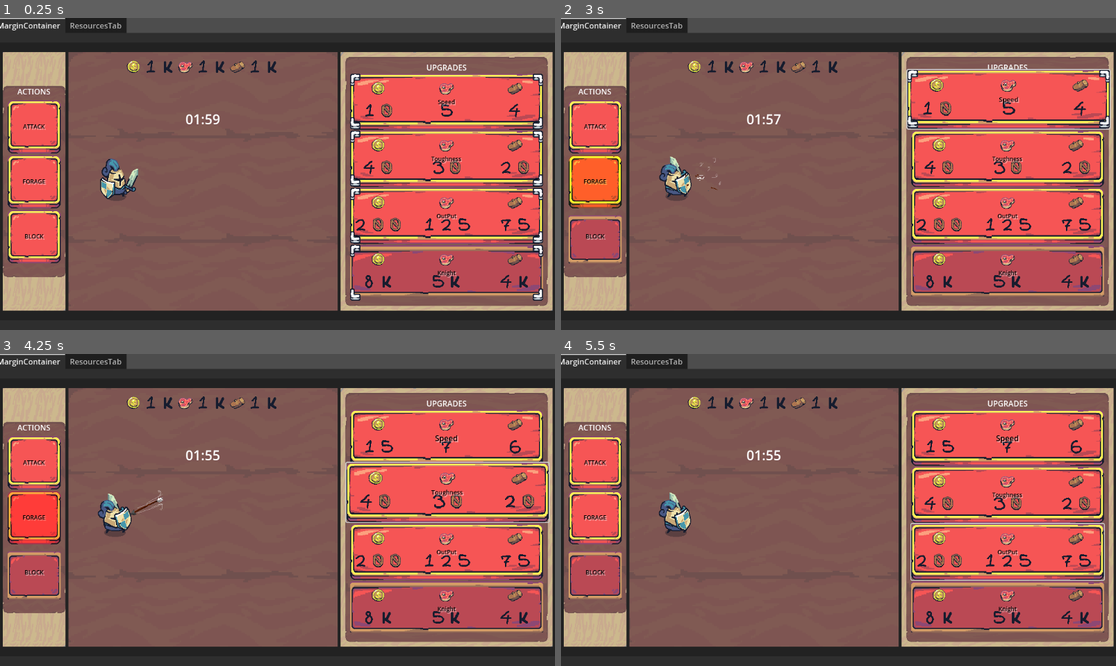
Above: before the commit, frames 1-4 (two rows, left to right).
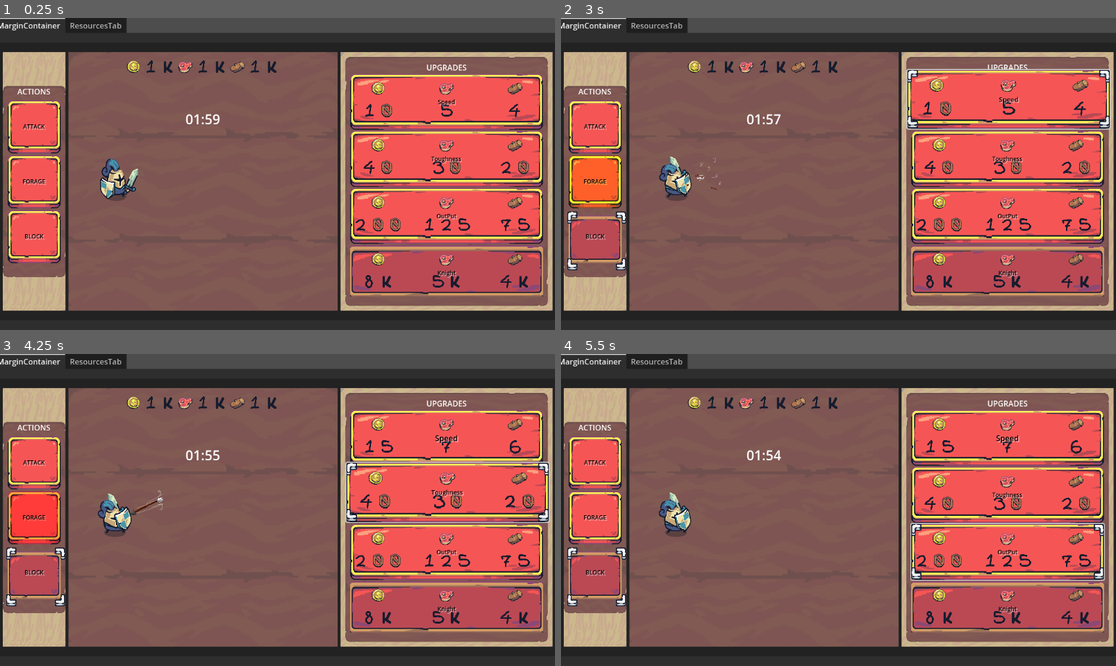
Above: after the commit, the same moments.

Repository: pedropple-droid/Incremental_Knight
Game: Godot game, scene res://scenes/main.tscn
The game is run twice, just before and just after one commit, with the same random seed, the same clock (stepped at 60 frames per second) and the same inputs.
Inputs (mouse positions are in pixels of both pictures, inside the frame that each line leads up to):
- Up to frame 1 (0.25 s): no input
- Up to frame 2 (3 s): click (594, 127) at 0.5 s; click (594, 180) at 1.25 s; click (594, 236) at 2 s; click "Speed" at 2.75 s
- Up to frame 3 (4.25 s): click "Toughness" at 3.5 s
- Up to frame 4 (5.5 s): click "OutPut" at 4.25 s; click "Knight" at 5 s

The runs differ from the first frame. In frame 1, 0.8% of the frame differs, in the area x 63-98%, y 17-91%; in frame 2, 0.2%; in frame 3, 0.4%; in frame 4, 0.4%.

Commit message:
0.1.1.5.2
data corrected, some fixes and game feels

Diff:
--- a/Scripts/main.gd
+++ b/Scripts/main.gd
@@ -1,22 +1,32 @@
-# [UPGRADE PANELS]
-# i could probably change all tohse chosen funcs and all with states, think about it
+# 🔴🟠🟢🔵⚪
+# [QOL]🟠
+# add a data packet for all that extra information that doesn't define as code, mostly as data
+# ---------------------------------------------------------------
+# [UPGRADE PANELS]🟢
 # you should really fix the upgrade panel, it needs to be able to change freely from
 # one mouse state to the other without bugging out like it does
 # atm it doesn't quite register its entering states
-# and it bugs out when going from one upgrade to the other
-# make it so it can freely jump from one upgrade to the next one
-# thanks
+# it should register that the mouse is hovering, and, let's change it to clicking and holding
+# it will feel much better, trust me
 # ---------------------------------------------------------------
-# [TOUGHNESS TIMER]
+# [ACTION PANELS]🟢
+# MOUSE_02 should appear when hovering over the action panel when another one
+# is being chosen
+# ---------------------------------------------------------------
+# [VISUAL PANEL]🟢
+# it kinda bugged out after buying some upgrades and let my cursor maintain its
+# special cursor, check on that
+# ---------------------------------------------------------------
+# [TOUGHNESS TIMER]🔵
 # for a reason my timing slows down to a halt when i attack or upgrade idk i have to find out
 # ---------------------------------------------------------------
-# [QTE]
+# [QTE]🔵
 # qte still kinda sucks, it's kinda just there in number and in visual
 # still about qte, i could add a differente color meter for when my knight is
 # waiting to finish an action to perform another one, or, maybe, make different
 # animations for him to change between actions so qte would make more sense in a sense
 #  ---------------------------------------------------------------
-# [GAME FEEL]
+# [GAME FEEL]⚪
 # fixd some numbers, game might go much smoother now, but i do need to add difficulty increase7
 #  ---------------------------------------------------------------
 
@@ -53,7 +63,6 @@
 const WOODK = preload("uid://c7l2phebs2ogq")
 const WOODM = preload("uid://psqabx6t4f86")
 
-
 enum UpgradeType {
 	TOTAL,
 	OUTPUT,
@@ -81,7 +90,6 @@
 	STICKY_ACTION,
 	FREE_HOVER_VISUAL,
 	FREE_HOVER_ACTION,
-	UPGRADE_HOVERING_ACTIVE,
 }
 
 var upgrades := {
@@ -232,12 +240,6 @@
 	UpgradeType.TOUGHNESS: toughness_btt,
 }
 
-var upgrade_chosen := {
-	UpgradeType.SPEED: speed_chosen,
-	UpgradeType.OUTPUT: output_chosen,
-	UpgradeType.KNIGHT: knight_chosen,
-	UpgradeType.TOUGHNESS: toughness_chosen,
-}
 
 @onready var animation: AnimationPlayer = $AnimationPlayer
 @onready var spd_label: Label = $TabContainer/MarginContainer/PanelContainer/MarginContainer/HBOrganizer/UpgradeSpace/MarginContainer/UpgradePanel/UpgradeMargin/HBoxupgrade/SpdPanel/SpeedUpgradeButton/SpdLabel
@@ -287,7 +289,6 @@
 @onready var knight_chosen: NinePatchRect = $TabContainer/MarginContainer/PanelContainer/MarginContainer/HBOrganizer/UpgradeSpace/MarginContainer/UpgradePanel/UpgradeMargin/HBoxupgrade/KnightPanel/ExtraKnightUpgrade/KnightChosen
 
 var buttons: Array
-var chosen_panels: Array
 var gold: int = 1110
 var meat: int = 1110
 var wood: int = 1110
@@ -335,7 +336,6 @@
 func _ready() -> void:
 	await get_tree().process_frame
 	buttons = [attack, block, forage]
-	chosen_panels = [speed_chosen, output_chosen, toughness_chosen, knight_chosen]
 	perform_action(ActionType.IDLE)
 	knight.visible = true
 	knight_2.visible = false
@@ -374,6 +374,7 @@
 	update_floating_totals()
 	start_qte_loop()
 	setup_timer()
+	nullify_all()
 
 func _process(delta):
 	match cursor_state:
@@ -382,6 +383,7 @@
 			fake_cursor.visible = false
 		CursorState.HOVER_ACTION:
 			if pressing:
+				Input.set_mouse_mode(Input.MOUSE_MODE_VISIBLE)
 				return
 			fake_cursor.visible = true
 			Input.set_mouse_mode(Input.MOUSE_MODE_HIDDEN)
@@ -394,6 +396,7 @@
 		CursorState.FREE_HOVER_VISUAL:
 			if pressing:
 				fake_cursor.visible = true
+				Input.set_mouse_mode(Input.MOUSE_MODE_VISIBLE)
 			else:
 				fake_cursor.visible = false
 				Input.set_mouse_mode(Input.MOUSE_MODE_VISIBLE)
@@ -401,9 +404,6 @@
 			fake_cursor.visible = false
 			Input.set_mouse_mode(Input.MOUSE_MODE_VISIBLE)
 			Input.set_custom_mouse_cursor(CURSOR_02, Input.CURSOR_POINTING_HAND, Vector2(15,25))
-		CursorState.UPGRADE_HOVERING_ACTIVE:
-			fake_cursor.visible = false
-			Input.set_mouse_mode(Input.MOUSE_MODE_HIDDEN)
 
 	for type in upgrade_patches.keys():
 		update_upgrade_patch(type)
@@ -461,8 +461,6 @@
 		return
 	current_upgrade = type
 	choosing = true
-	cursor_state = CursorState.UPGRADE_HOVERING_ACTIVE
-	active_upgrade(type)
 	start_upgrade_loop()
 
 func on_upgrade_mouse_exited():
@@ -470,38 +468,6 @@
 	upgrade_streak = 0
 	current_upgrade_delay = BASE_UPGRADE_DELAY
 	upgrade_anim_speed = BASE_UPGRADE_DELAY
-	cursor_state = CursorState.NORMAL
-	nullify_upgrades()
-	Input.set_custom_mouse_cursor(CURSOR_01, Input.CURSOR_ARROW, Vector2 (25, 18))
-
-func active_upgrade(upgrade):
-	match upgrade:
-		UpgradeType.OUTPUT:
-			speed_chosen.visible = false
-			toughness_chosen.visible = false
-			knight_chosen.visible = false
-			output_chosen.visible = true
-		UpgradeType.SPEED:
-			speed_chosen.visible = true
-			toughness_chosen.visible = false
-			knight_chosen.visible = false
-			output_chosen.visible = false
-		UpgradeType.TOUGHNESS:
-			speed_chosen.visible = false
-			toughness_chosen.visible = true
-			knight_chosen.visible = false
-			output_chosen.visible = false
-		UpgradeType.KNIGHT:
-			speed_chosen.visible = false
-			toughness_chosen.visible = false
-			knight_chosen.visible = true
-			output_chosen.visible = false
-
-func nullify_upgrades():
-	speed_chosen.visible = false
-	toughness_chosen.visible = false
-	knight_chosen.visible = false
-	output_chosen.visible = false
 
 func start_upgrade_loop():
 	while choosing:
@@ -626,46 +592,43 @@
 
 func _on_speed_upgrade_button_mouse_entered():
 	hovering = true
-	cursor_state = CursorState.HOVER_ACTION
 	on_upgrade_mouse_entered(UpgradeType.SPEED)
-	declare_hovered_upgrade(speed_btt, speed_9p_rect)
+	declare_hovered_upgrade(speed_btt, speed_9p_rect, speed_chosen)
 
 func _on_speed_upgrade_button_mouse_exited():
 	hovering = false
 	on_upgrade_mouse_exited()
-	declare_hovered_upgrade(speed_btt, speed_9p_rect)
+	declare_hovered_upgrade(speed_btt, speed_9p_rect, speed_chosen)
 
 func _on_output_upgrade_button_mouse_entered():
 	hovering = true
-	cursor_state = CursorState.HOVER_ACTION
 	on_upgrade_mouse_entered(UpgradeType.OUTPUT)
-	declare_hovered_upgrade(output_btt, output_9p_rect)
+	declare_hovered_upgrade(output_btt, output_9p_rect, output_chosen)
 
 func _on_output_upgrade_button_mouse_exited():
 	hovering = false
 	on_upgrade_mouse_exited()
-	declare_hovered_upgrade(output_btt, output_9p_rect)
+	declare_hovered_upgrade(output_btt, output_9p_rect, output_chosen)
 
 func _on_extra_knight_upgrade_mouse_entered() -> void:
 	hovering = true
-	cursor_state = CursorState.HOVER_ACTION
 	on_upgrade_mouse_entered(UpgradeType.KNIGHT)
-	declare_hovered_upgrade(knight_btt, e_knight_9p_rect)
+	declare_hovered_upgrade(knight_btt, e_knight_9p_rect, knight_chosen)
 
 func _on_extra_knight_upgrade_mouse_exited() -> void:
 	hovering = false
 	on_upgrade_mouse_exited()
-	declare_hovered_upgrade(knight_btt, e_knight_9p_rect)
+	declare_hovered_upgrade(knight_btt, e_knight_9p_rect, knight_chosen)
 
 func _on_toughness_button_mouse_entered() -> void:
 	hovering = true
 	on_upgrade_mouse_entered(UpgradeType.TOUGHNESS)
-	declare_hovered_upgrade(toughness_btt, toughness_9p_rect)
+	declare_hovered_upgrade(toughness_btt, toughness_9p_rect, toughness_chosen)
 
 func _on_toughness_button_mouse_exited() -> void:
 	hovering = false
 	on_upgrade_mouse_exited()
-	declare_hovered_upgrade(toughness_btt, toughness_9p_rect)
+	declare_hovered_upgrade(toughness_btt, toughness_9p_rect, toughness_chosen)
 
 func start_action_loop():
 	match current_action:
@@ -897,12 +860,17 @@
 	.set_trans(Tween.TRANS_EXPO)\
 	.set_ease(Tween.EASE_IN_OUT)
 
-func declare_hovered_upgrade(button, ninepatch):
+func declare_hovered_upgrade(button, ninepatch, panel):
 	var tween = get_tree().create_tween()
 	var vector_hover_in := Vector2(1.05, 1.05)
 	var vector_hover_out := Vector2(1, 1)
 	var vector_position_adjust := Vector2(-8, -8)
+	Input.set_mouse_mode(Input.MOUSE_MODE_HIDDEN)
+
+	chosen_panel(panel)
+
 	if hovering:
+		print("[DECLARE_HOVERED_UPGRADE] hovering at:", button)
 		tween.tween_property(
 			button,
 			"scale",
@@ -933,6 +901,50 @@
 			Vector2 (0, 0),
 			0.1
 		).set_trans(Tween.TRANS_BACK)
+
+	chosen_panel(null)
+
+func chosen_panel(panel):
+	match panel:
+		speed_chosen:
+			speed_chosen.visible = true
+		output_chosen:
+			output_chosen.visible = true
+		toughness_chosen:
+			toughness_chosen.visible = true
+		knight_chosen:
+			knight_chosen.visible = true
+	nullify_others(panel)
+
+func nullify_others(panel):
+	match panel:
+		speed_chosen:
+			knight_chosen.visible = false
+			toughness_chosen.visible = false
+			output_chosen.visible = false
+			speed_chosen.visible = true
+		output_chosen:
+			knight_chosen.visible = false
+			toughness_chosen.visible = false
+			output_chosen.visible = true
+			speed_chosen.visible = false
+		toughness_chosen:
+			knight_chosen.visible = false
+			toughness_chosen.visible = true
+			output_chosen.visible = false
+			speed_chosen.visible = false
+		knight_chosen:
+			knight_chosen.visible = true
+			toughness_chosen.visible = false
+			output_chosen.visible = false
+			speed_chosen.visible = false
+
+func nullify_all():
+	knight_chosen.visible = false
+	toughness_chosen.visible = false
+	output_chosen.visible = false
+	speed_chosen.visible = false
+
 
 func declare_hovered_action(button):
 	var tween = get_tree().create_tween()
@@ -1069,10 +1081,8 @@
 
 func check_nine_patch(ninepatch):
 	if pressing:
-		print("[CHECK_NINE_PATCH] pressing")
 		ninepatch.set("texture", SMALL_RED_SQUARE_BUTTON_PRESSED)
 	else:
-		print("[CHECK_NINE_PATCH] not pressing")
 		ninepatch.set("texture", SMALL_RED_SQUARE_BUTTON_REGULAR)
 
 func _on_visual_space_mouse_entered() -> void:
